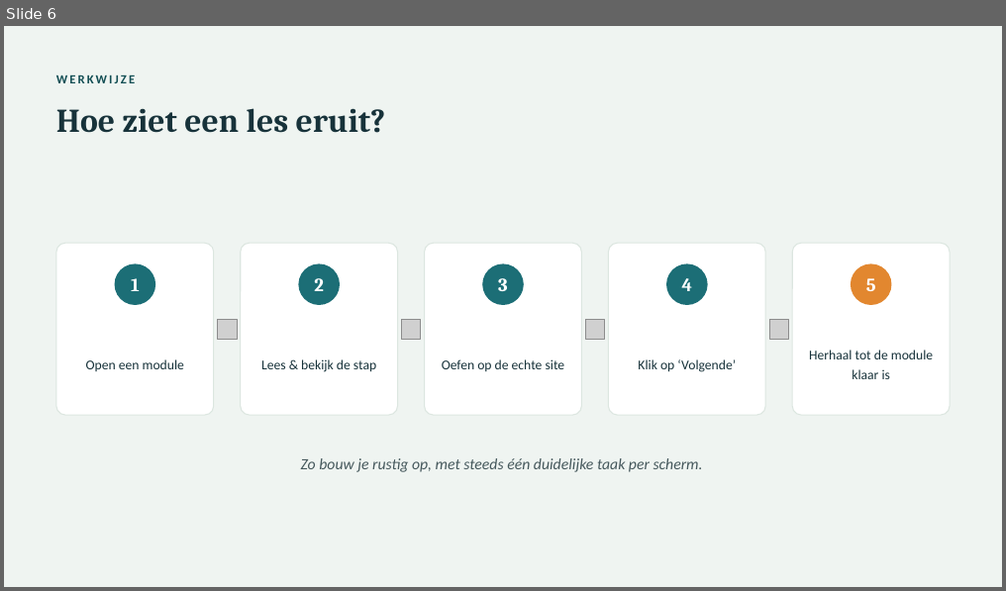
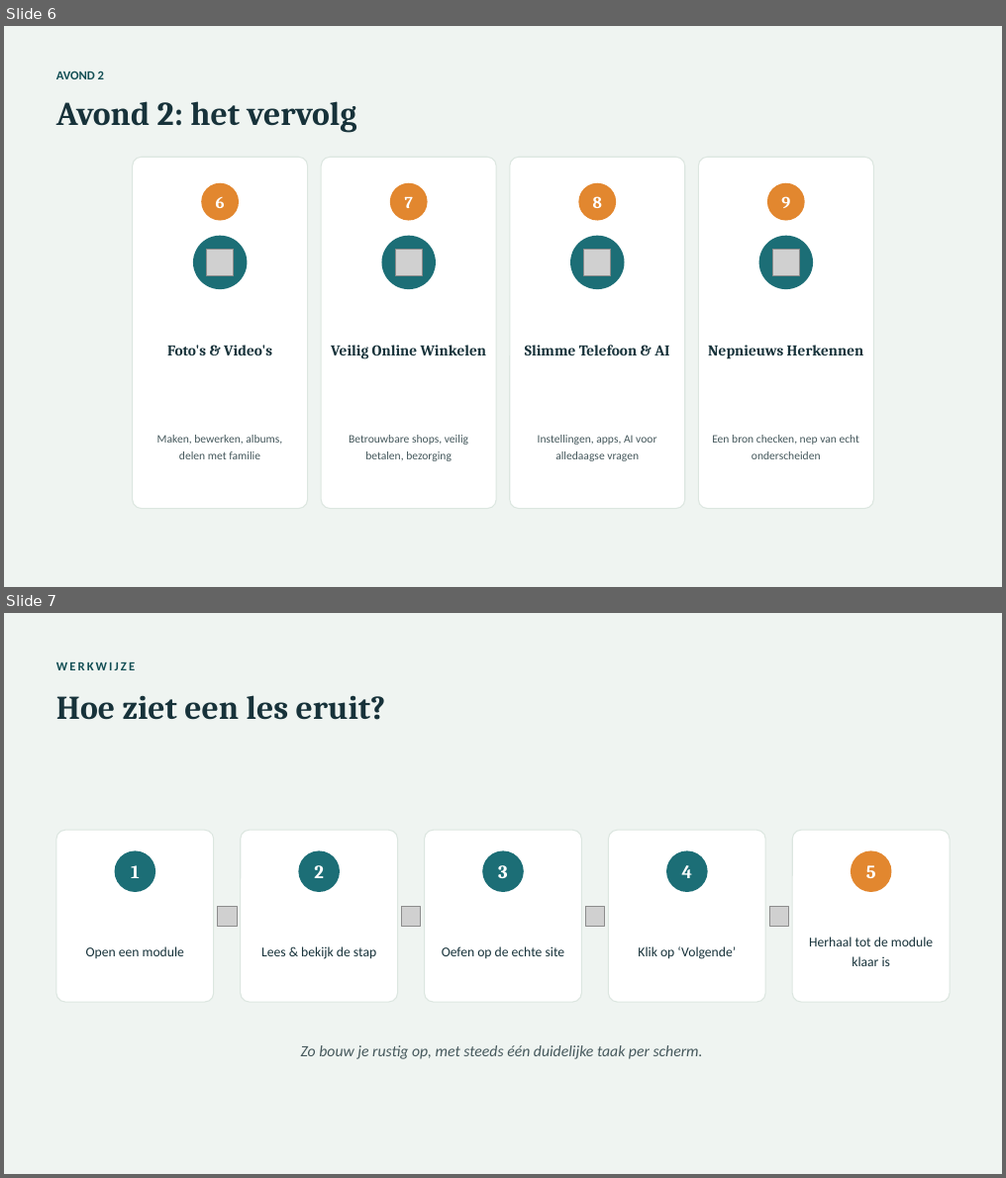
Before and after one commit to dirkplat1999/PC-AI-Cursus, a slide deck: marketing/opening-presentatie.pptx. Shown one above the other, each under a label of ours: slide 6 before the commit, slides 6 and 7 after it. The pictures are 1006x591 and 1006x1178 pixels, drawn with LibreOffice and Linux fonts; fonts in the diff are those of the drawing; grey boxes stand for pictures. Boxes give left, top, right and bottom in pixels: in the first picture for what was removed or moved away, otherwise in the second. Text is boxed around its words. In the diff, an @@ line names an element or a change of style, - is before the commit and + after.

```diff
--- a/marketing/opening-presentatie.pptx
+++ b/marketing/opening-presentatie.pptx
@@ slide 6 added at (x1=4, y1=26, x2=1002, y2=587), background #EFF4F1 @@
@@ text added at (x1=56, y1=71, x2=104, y2=79), 12 pt, text #124E54, bold @@
+AVOND 2
@@ text added at (x1=56, y1=101, x2=356, y2=133), 32 pt, text #17323A, bold @@
+Avond 2: het vervolg
@@ rounded rectangle added at (x1=133, y1=157, x2=308, y2=509), fill #FFFFFF, outline #DCE6E0 1 pt @@
@@ rounded rectangle added at (x1=322, y1=157, x2=497, y2=509), fill #FFFFFF, outline #DCE6E0 1 pt @@
@@ rounded rectangle added at (x1=509, y1=157, x2=684, y2=509), fill #FFFFFF, outline #DCE6E0 1 pt @@
@@ rounded rectangle added at (x1=699, y1=157, x2=874, y2=509), fill #FFFFFF, outline #DCE6E0 1 pt @@
@@ ellipse added at (x1=201, y1=183, x2=239, y2=221), fill #E2872F @@
@@ text added at (x1=216, y1=197, x2=225, y2=208), 16 pt, text #FFFFFF, bold @@
+6
@@ ellipse added at (x1=390, y1=183, x2=428, y2=221), fill #E2872F @@
@@ text added at (x1=405, y1=196, x2=413, y2=208), 16 pt, text #FFFFFF, bold @@
+7
@@ ellipse added at (x1=578, y1=183, x2=616, y2=221), fill #E2872F @@
@@ text added at (x1=593, y1=196, x2=602, y2=208), 16 pt, text #FFFFFF, bold @@
+8
@@ ellipse added at (x1=767, y1=183, x2=805, y2=221), fill #E2872F @@
@@ text added at (x1=781, y1=196, x2=790, y2=208), 16 pt, text #FFFFFF, bold @@
+9
@@ ellipse added at (x1=193, y1=236, x2=247, y2=289), fill #1C6E76 @@
@@ picture added at (x1=207, y1=249, x2=234, y2=276) @@
@@ ellipse added at (x1=381, y1=236, x2=436, y2=289), fill #1C6E76 @@
@@ picture added at (x1=395, y1=249, x2=422, y2=276) @@
@@ ellipse added at (x1=570, y1=236, x2=625, y2=289), fill #1C6E76 @@
@@ picture added at (x1=584, y1=249, x2=611, y2=276) @@
@@ ellipse added at (x1=759, y1=236, x2=813, y2=289), fill #1C6E76 @@
@@ picture added at (x1=773, y1=249, x2=800, y2=276) @@
@@ text added at (x1=167, y1=345, x2=272, y2=356), 14.5 pt, text #17323A, bold @@
+Foto's & Video's
@@ text added at (x1=331, y1=345, x2=487, y2=360), 14.5 pt, text #17323A, bold @@
+Veilig Online Winkelen
@@ text added at (x1=525, y1=345, x2=669, y2=356), 14.5 pt, text #17323A, bold @@
+Slimme Telefoon & AI
@@ text added at (x1=708, y1=345, x2=864, y2=360), 14.5 pt, text #17323A, bold @@
+Nepnieuws Herkennen
@@ text added at (x1=157, y1=435, x2=282, y2=460), 11 pt, text #45585C @@
+Maken, bewerken, albums, delen met familie
@@ text added at (x1=349, y1=435, x2=468, y2=462), 11 pt, text #45585C @@
+Betrouwbare shops, veilig betalen, bezorging
@@ text added at (x1=538, y1=435, x2=656, y2=462), 11 pt, text #45585C @@
+Instellingen, apps, AI voor alledaagse vragen
@@ text added at (x1=712, y1=435, x2=859, y2=460), 11 pt, text #45585C @@
+Een bron checken, nep van echt onderscheiden
@@ what was slide 6 is now slide 7 @@
```
Also in this commit, not shown: 2 slides changed, 6 other files.
